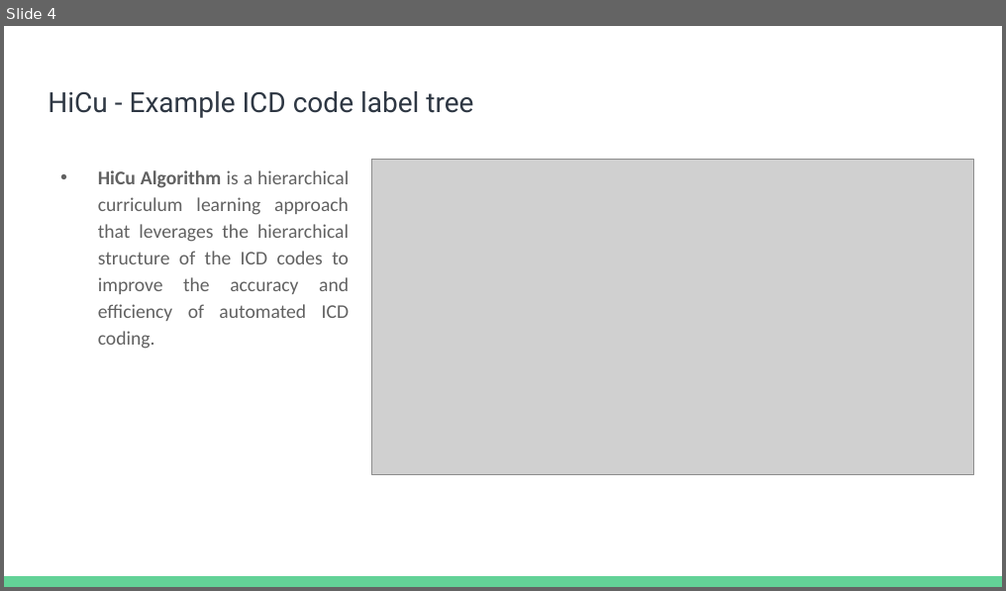
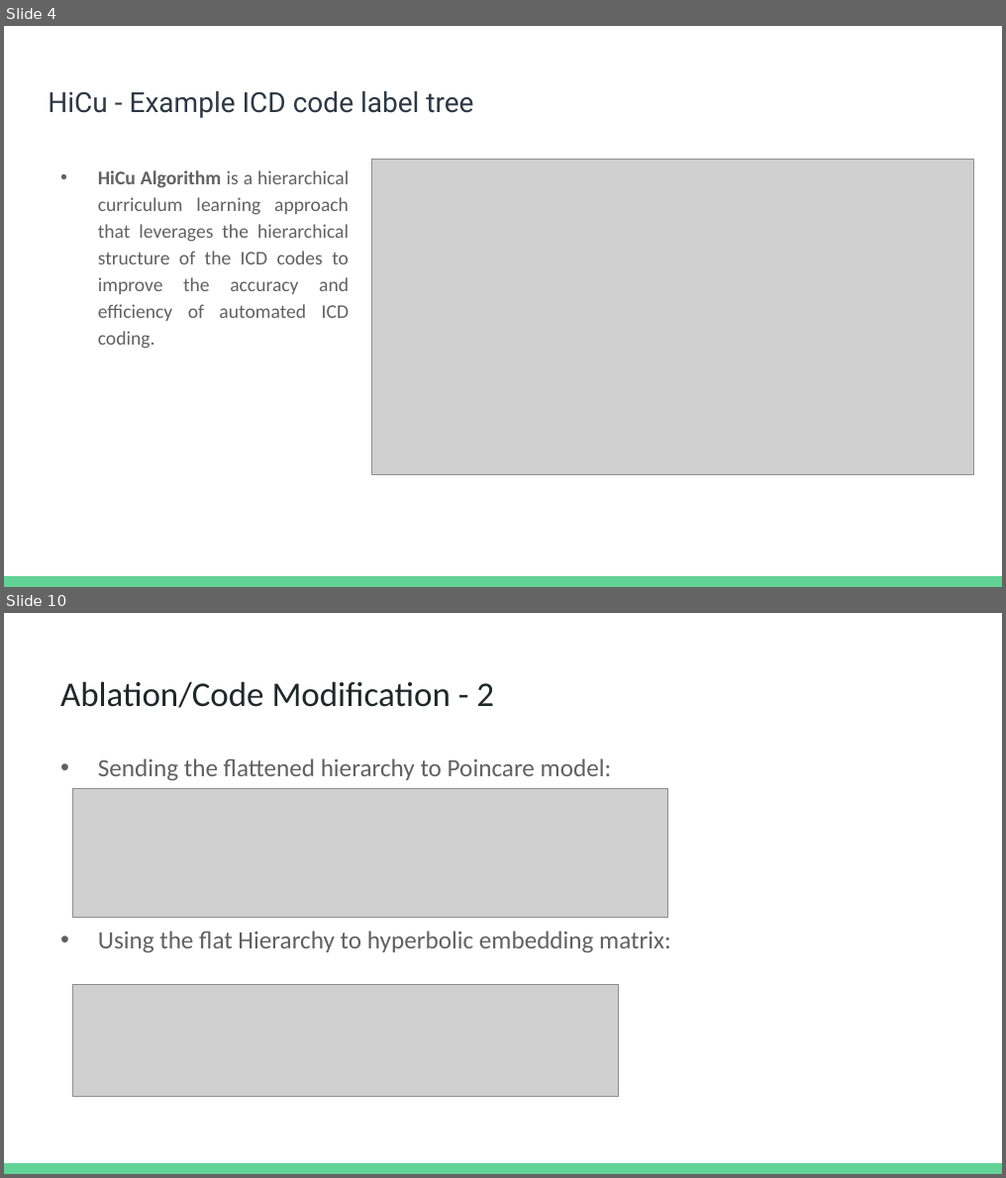
Before and after one commit to dbiswas0605/MCS-DS-CS598-DLH-HiCu, a slide deck: Presentation/CS598 DL4H Project Presentation.pptx. Shown one above the other, each under a label of ours: slide 4 before the commit, slides 4 and 10 after it; the slides between them are not shown. The pictures are 1006x591 and 1006x1178 pixels, drawn with LibreOffice and Linux fonts; fonts in the diff are those of the drawing; grey boxes stand for pictures. Boxes give left, top, right and bottom in pixels: in the first picture for what was removed or moved away, otherwise in the second. Text is boxed around its words. In the diff, an @@ line names an element or a change of style, - is before the commit and + after.

```diff
--- a/Presentation/CS598 DL4H Project Presentation.pptx
+++ b/Presentation/CS598 DL4H Project Presentation.pptx
@@ slide 10 added at (x1=4, y1=613, x2=1002, y2=1174), background #FFFFFF; not listed: 1 template element that a slide beside it also shows @@
@@ title added at (x1=60, y1=681, x2=494, y2=708), 25 pt, text #202729 @@
+Ablation/Code Modification - 2
@@ text added at (x1=98, y1=759, x2=671, y2=954), 18 pt, text #616161 @@
+• Sending the flattened hierarchy to Poincare model:
+• Using the flat Hierarchy to hyperbolic embedding matrix:
@@ picture added at (x1=73, y1=788, x2=668, y2=918) @@
@@ picture added at (x1=73, y1=985, x2=619, y2=1097) @@
```
Also in this commit, not shown: 9 slides changed, 3 other slides added, 1 other file.
